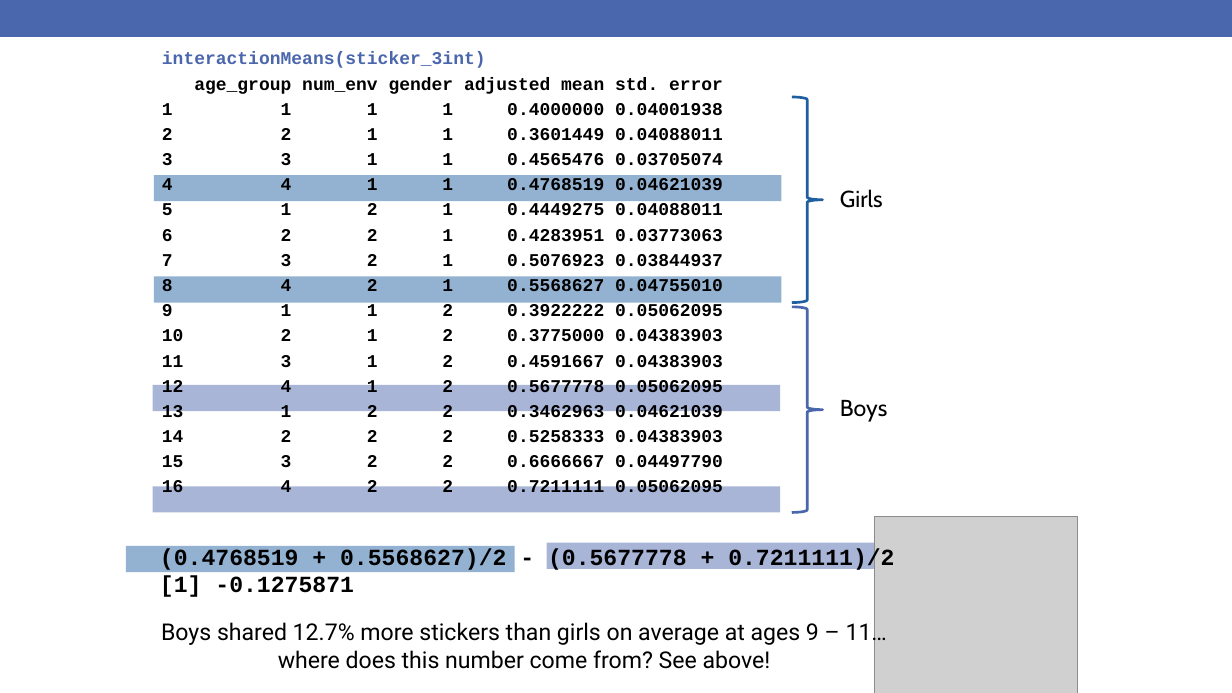
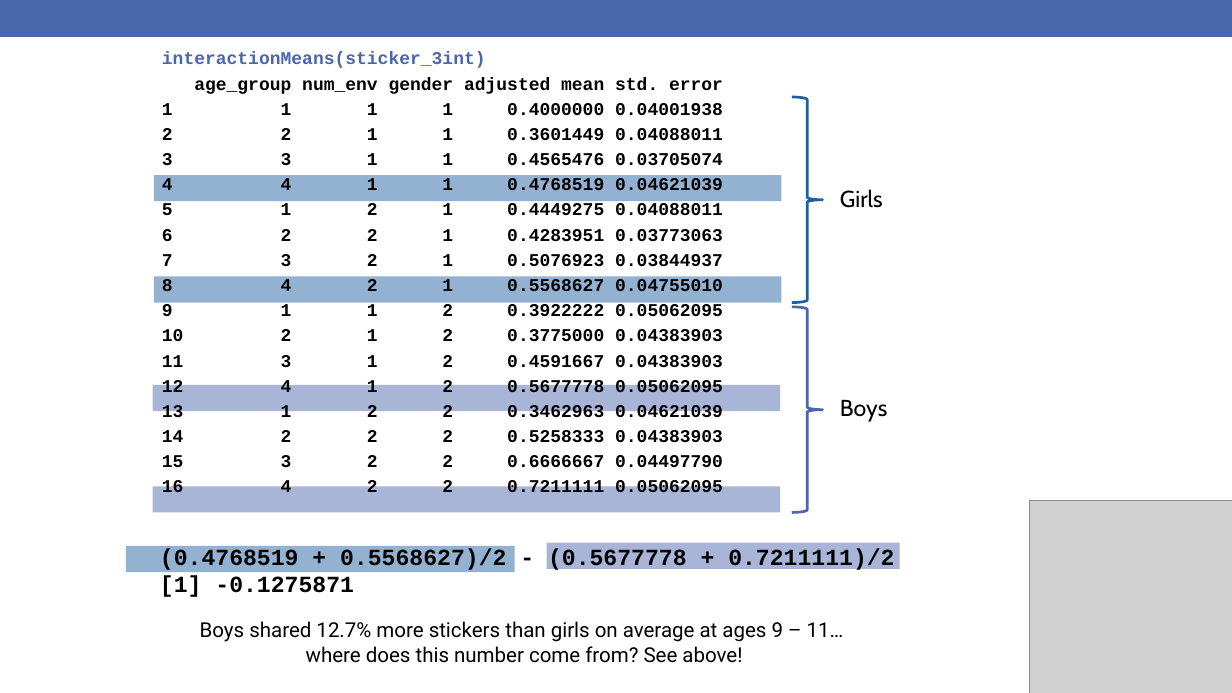
Before and after one commit to rebeccal/ohsu-math630, a slide deck: slide 46 of slides/16-twoway.pptx (slide 47 before the commit). Drawn at 1232x693 pixels with LibreOffice and Linux fonts; fonts in the diff are those of the drawing; grey boxes stand for pictures. Boxes give left, top, right and bottom in pixels: in the first picture for what was removed or moved away, otherwise in the second. Text is boxed around its words. In the diff, an @@ line names an element or a change of style, - is before the commit and + after.

```diff
--- a/slides/16-twoway.pptx
+++ b/slides/16-twoway.pptx
@@ picture: place and size @@
-picture at <box>875,517,1079,693</box>
+picture at <box>1030,501,1232,693</box>
@@ text "Boys shared 12.7% more stickers ..." at <box>200,621,844,663</box>: size 18 to 16 pt @@
```
Also in this commit, not shown: 30 other slides changed, 1 slide removed, 19 other files.
